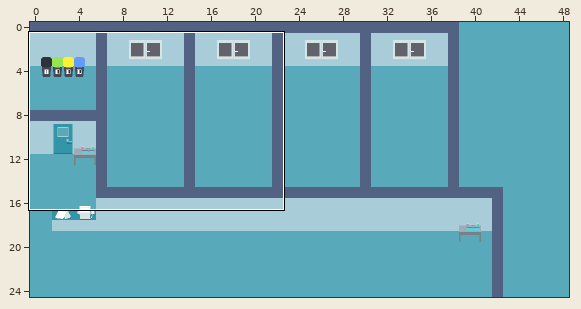
Two versions of a level (Tiled map (JSON), resources/level/hospital.json). The first picture is a wide view before the edit; the outline marks the close-up.
Close-up. Before the commit:
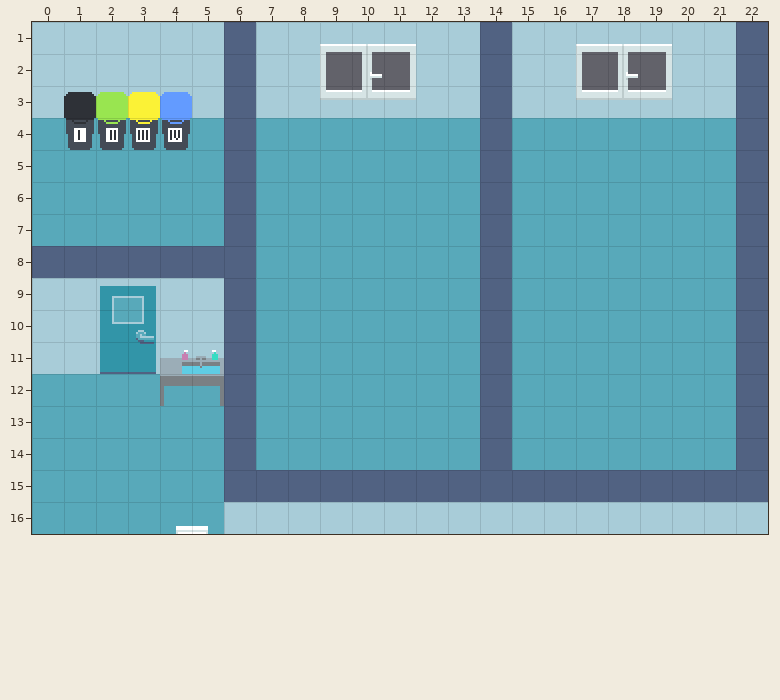
Cells are 16x16 px. Shown: x 0..22, y 1..16. The commit also changed other parts of the map, which this record leaves out.
The same view after the edit:
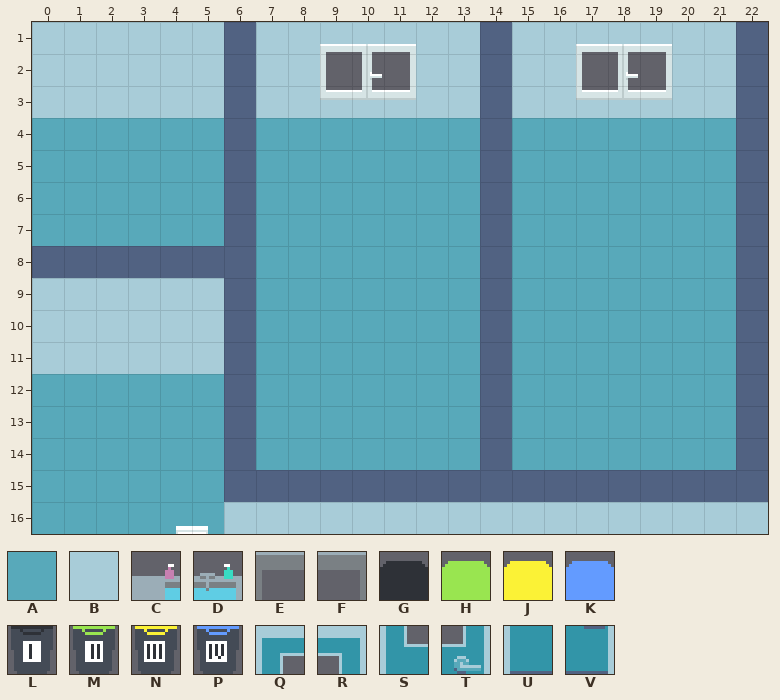
Key: from "sprites": A 0, B 1, C 20, D 21, E 30, F 31, G 66, H 67, J 68, K 69, L 76, M 77, N 78, P 79, Q 80, R 81, S 90, T 91, U 100, V 101.
_ is an empty cell.
Diff:
Layer "Walls":
Tile A becomes tile B in rows 9 to 10 at x 2 to 3.
Layer "Items":
The author cleared tile C in row 11 at x 4.
The author cleared tile D in row 11 at x 5.
The author cleared tile E in row 12 at x 4.
The author cleared tile F in row 12 at x 5.
The author cleared tile G in row 3 at x 1.
The author cleared tile H in row 3 at x 2.
The author cleared tile J in row 3 at x 3.
The author cleared tile K in row 3 at x 4.
The author cleared tile L in row 4 at x 1.
The author cleared tile M in row 4 at x 2.
The author cleared tile N in row 4 at x 3.
The author cleared tile P in row 4 at x 4.
The author cleared tile Q in row 9 at x 2.
The author cleared tile R in row 9 at x 3.
The author cleared tile S in row 10 at x 2.
The author cleared tile T in row 10 at x 3.
The author cleared tile U in row 11 at x 2.
The author cleared tile V in row 11 at x 3.
Boxes around the changes in both close-ups, in picture pixels (x1, y1, x2, y2):
removed: (64, 92, 192, 150)
changed: (100, 286, 224, 406)
